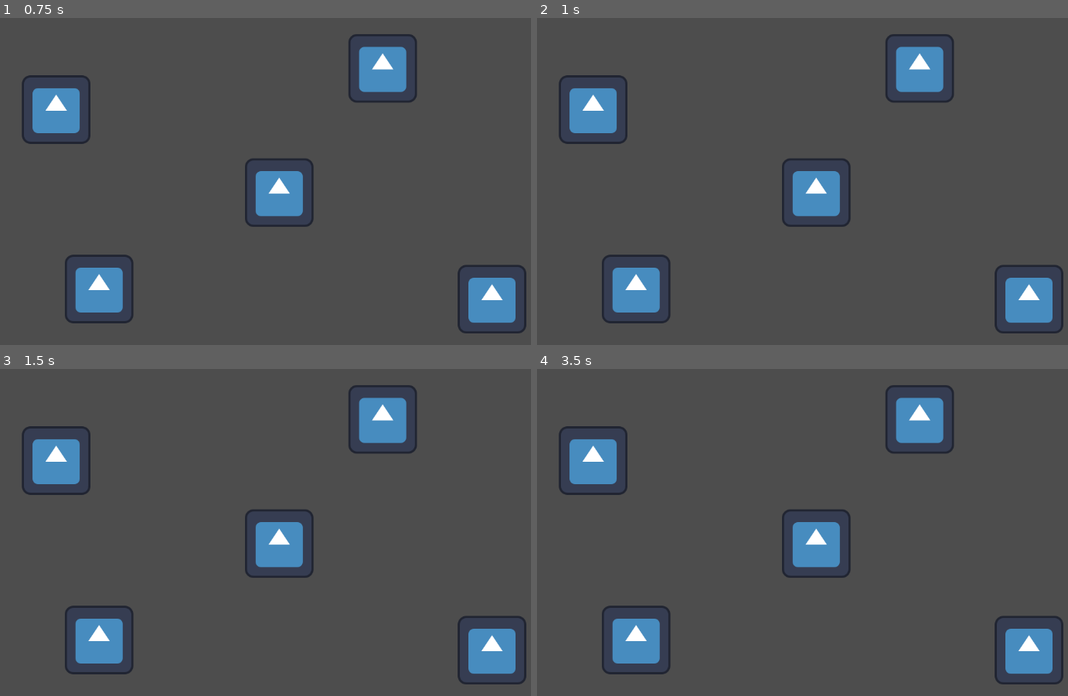
Above: before the commit, frames 1-4 (two rows, left to right).
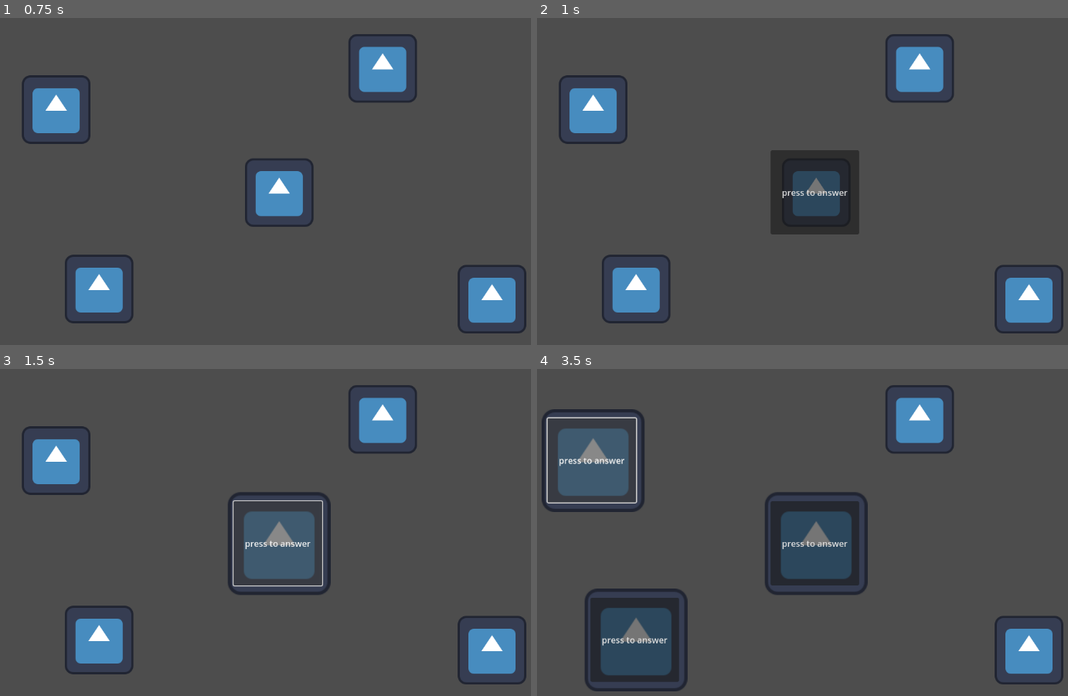
Above: after the commit, the same moments.

Repository: KamCych/MyFYP
Game: Godot game, scene res://main.tscn
Two runs of this game, one before a commit and one after it. Both use one fixed random seed, a clock stepped at 60 frames per second and the inputs below. The engine's default icon, where the game draws it, is replaced by a stand-in: a white triangle on a blue panel in a dark square.
Inputs (mouse positions are in pixels of both pictures, inside the frame that each line leads up to):
- Up to frame 1 (0.75 s): tap Enter at 0.5 s
- Up to frame 2 (1 s): no input
- Up to frame 3 (1.5 s): click (276, 542) at 1.25 s, where only the run after the commit has a clickable "press to answer"
- Up to frame 4 (3.5 s): click (590, 460) at 2 s, where only the run after the commit has a clickable "press to answer"; click (590, 460) at 2.75 s, where only the run after the commit has a clickable "press to answer"

Frame 1 is identical in both runs. In frame 2, 4.0% of the frame differs, in the area x 43-61%, y 40-67%; in frame 3, 3.7%; in frame 4, 12%, in the area x 0-63%, y 12-99%.

Commit message:
Begun game prototype
- random call and answering mechanic

started the game while waiting for parts to arrive for assembling controller. Then we can start coding pico -> pc communication

Diff:
--- a/fyp-wire-rush/call_manager.gd
+++ b/fyp-wire-rush/call_manager.gd
@@ -1,6 +1,39 @@
 extends Node2D
 
+var homes : Array[Node]
+var inactiveHomes : Array
+
 func _ready() -> void:
-	var homes = get_tree().get_nodes_in_group("homes")
+	homes = get_tree().get_nodes_in_group("homes")
+	inactiveHomes = homes
+	print("number of homes: " + str(len(homes)))
 
-	print("number of homes: " + str(len(homes)))
+	$CallTimer.wait_time = randi() % 3 + 1
+
+	for i in len(homes):
+		homes[i].answered.connect(_on_answered)
+
+func _process(delta: float) -> void:
+
+
+
+
+
+
+	print(len(inactiveHomes))
+
+
+func _on_answered() -> void:
+	for i in len(homes):
+		if !homes[i].isCalling:
+			inactiveHomes.insert(i, homes[i])
+	pass
+
+func _on_call_timer_timeout() -> void:
+
+	$CallTimer.wait_time = randi() % 3 + 1
+
+	var randomPick = randi() % len(inactiveHomes)
+
+	inactiveHomes[randomPick].isCalling = true
+	inactiveHomes.pop_at(randomPick)
--- /dev/null
+++ b/fyp-wire-rush/home.gd
@@ -0,0 +1,22 @@
+extends Node2D
+
+signal answered
+
+var isCalling = false
+var needHelp = false
+
+func _process(delta: float) -> void:
+
+	if isCalling:
+		Calling()
+
+
+func Calling() -> void:
+	$AnimationPlayer.play("calling")
+	$Button.visible = true
+
+
+
+func _on_button_pressed() -> void:
+	emit_signal("answered")
+	isCalling = false
--- a/fyp-wire-rush/home.tscn
+++ b/fyp-wire-rush/home.tscn
@@ -1,8 +1,62 @@
-[gd_scene load_steps=2 format=3 uid="uid://8kjrvfqefuup"]
+[gd_scene load_steps=6 format=3 uid="uid://8kjrvfqefuup"]
 
+[ext_resource type="Script" uid="uid://ct161d8xv35e" path="res://home.gd" id="1_1ey7h"]
 [ext_resource type="Texture2D" uid="uid://bm422wi6tdnwo" path="res://icon.svg" id="1_tt30a"]
 
+[sub_resource type="Animation" id="Animation_1ey7h"]
+resource_name = "calling"
+loop_mode = 1
+tracks/0/type = "value"
+tracks/0/imported = false
+tracks/0/enabled = true
+tracks/0/path = NodePath("Sprite2D:scale")
+tracks/0/interp = 1
+tracks/0/loop_wrap = true
+tracks/0/keys = {
+"times": PackedFloat32Array(0, 0.5, 1),
+"transitions": PackedFloat32Array(-2, -2, -2),
+"update": 0,
+"values": [Vector2(1, 1), Vector2(1.5, 1.5), Vector2(1, 1)]
+}
+
+[sub_resource type="Animation" id="Animation_o1ld7"]
+length = 0.001
+tracks/0/type = "value"
+tracks/0/imported = false
+tracks/0/enabled = true
+tracks/0/path = NodePath("Sprite2D:scale")
+tracks/0/interp = 1
+tracks/0/loop_wrap = true
+tracks/0/keys = {
+"times": PackedFloat32Array(0),
+"transitions": PackedFloat32Array(1),
+"update": 0,
+"values": [Vector2(1, 1)]
+}
+
+[sub_resource type="AnimationLibrary" id="AnimationLibrary_2ayvv"]
+_data = {
+&"RESET": SubResource("Animation_o1ld7"),
+&"calling": SubResource("Animation_1ey7h")
+}
+
 [node name="Home" type="Node2D" groups=["homes"]]
+script = ExtResource("1_1ey7h")
 
 [node name="Sprite2D" type="Sprite2D" parent="."]
 texture = ExtResource("1_tt30a")
+
+[node name="AnimationPlayer" type="AnimationPlayer" parent="."]
+libraries = {
+&"": SubResource("AnimationLibrary_2ayvv")
+}
+
+[node name="Button" type="Button" parent="."]
+visible = false
+offset_left = -85.0
+offset_top = -79.0
+offset_right = 80.0
+offset_bottom = 78.0
+text = "press to answer"
+
+[connection signal="pressed" from="Button" to="." method="_on_button_pressed"]
--- a/fyp-wire-rush/main.tscn
+++ b/fyp-wire-rush/main.tscn
@@ -7,17 +7,24 @@
 
 [node name="CallManager" parent="." instance=ExtResource("1_0xm2m")]
 
-[node name="Home" parent="." instance=ExtResource("2_h2yge")]
+[node name="CallTimer" type="Timer" parent="CallManager"]
+autostart = true
+
+[node name="Homes" type="Node" parent="."]
+
+[node name="Home" parent="Homes" instance=ExtResource("2_h2yge")]
 position = Vector2(187, 171)
 
-[node name="Home2" parent="." instance=ExtResource("2_h2yge")]
+[node name="Home2" parent="Homes" instance=ExtResource("2_h2yge")]
 position = Vector2(1000, 525)
 
-[node name="Home3" parent="." instance=ExtResource("2_h2yge")]
+[node name="Home3" parent="Homes" instance=ExtResource("2_h2yge")]
 position = Vector2(796, 94)
 
-[node name="Home4" parent="." instance=ExtResource("2_h2yge")]
+[node name="Home4" parent="Homes" instance=ExtResource("2_h2yge")]
 position = Vector2(603, 326)
 
-[node name="Home5" parent="." instance=ExtResource("2_h2yge")]
+[node name="Home5" parent="Homes" instance=ExtResource("2_h2yge")]
 position = Vector2(267, 506)
+
+[connection signal="timeout" from="CallManager/CallTimer" to="CallManager" method="_on_call_timer_timeout"]
Not shown, added: fyp-wire-rush/home.gd.uid
